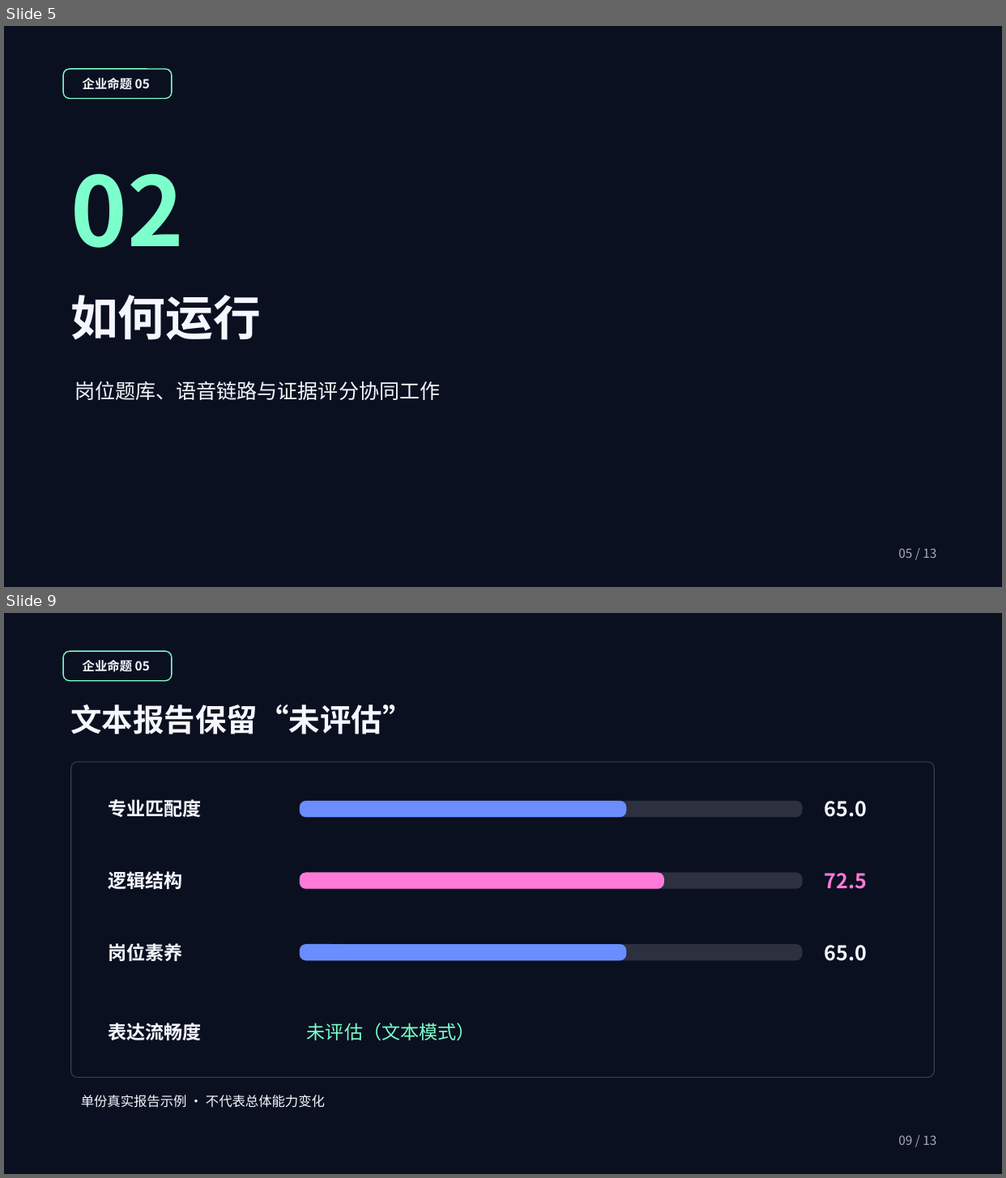
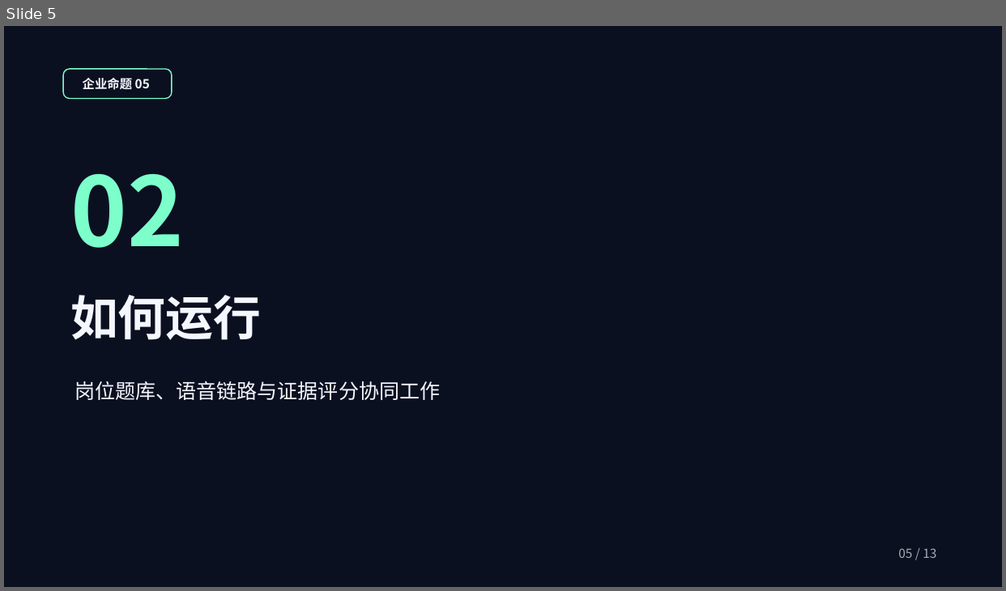
Before and after one commit to a1610064859-beep/ai_interview_hub, a slide deck: deliverables/项目验收汇报_极光版.pptx. Shown one above the other, each under a label of ours: slides 5 and 9 before the commit, slide 5 after it; the slides between them are not shown. The pictures are 1006x1178 and 1006x591 pixels, drawn with LibreOffice and Linux fonts; fonts in the diff are those of the drawing; background and template pictures are left out. Boxes give left, top, right and bottom in pixels: in the first picture for what was removed or moved away, otherwise in the second. Text is boxed around its words. In the diff, an @@ line names an element or a change of style, - is before the commit and + after.

```diff
--- a/deliverables/项目验收汇报_极光版.pptx
+++ b/deliverables/项目验收汇报_极光版.pptx
@@ slide 9 removed at box(4, 613, 1002, 1174), background picture (left out) @@
@@ rounded rectangle removed at box(63, 651, 172, 681) @@
@@ text removed at box(83, 660, 150, 672) @@
-企业命题 05
@@ text removed at box(70, 705, 413, 735) @@
-文本报告保留“未评估”
@@ rounded rectangle removed at box(71, 762, 935, 1078) @@
@@ text removed at box(108, 799, 201, 817) @@
-专业匹配度
@@ rounded rectangle removed at box(300, 801, 803, 817) @@
@@ rounded rectangle removed at box(300, 801, 627, 817) @@
@@ text removed at box(825, 801, 867, 817) @@
-65.0
@@ text removed at box(108, 871, 182, 889) @@
-逻辑结构
@@ rounded rectangle removed at box(300, 873, 803, 889) @@
@@ rounded rectangle removed at box(300, 873, 664, 889) @@
@@ text removed at box(825, 873, 867, 889) @@
-72.5
@@ text removed at box(108, 943, 182, 961) @@
-岗位素养
@@ rounded rectangle removed at box(300, 944, 803, 961) @@
@@ rounded rectangle removed at box(300, 944, 627, 961) @@
@@ text removed at box(825, 945, 867, 961) @@
-65.0
@@ text removed at box(108, 1023, 201, 1041) @@
-表达流畅度
@@ text removed at box(307, 1023, 475, 1041) @@
-未评估（文本模式）
@@ text removed at box(81, 1095, 325, 1108) @@
-单份真实报告示例 · 不代表总体能力变化
@@ text removed at box(898, 1135, 936, 1145) @@
-09 / 13
```
Also in this commit, not shown: 10 slides changed, 2 slides added, 1 other slide removed, 1 other file.
